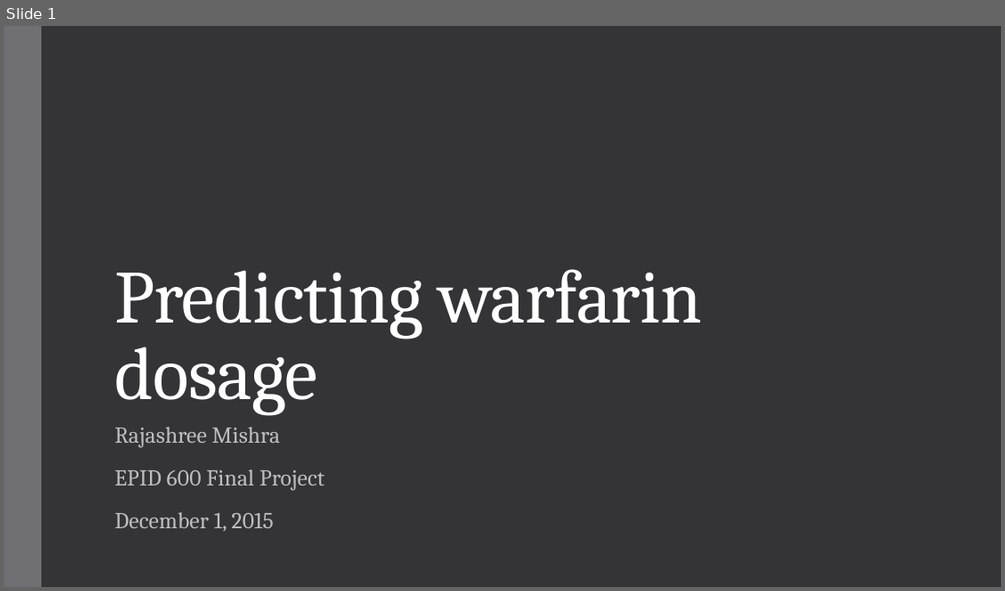
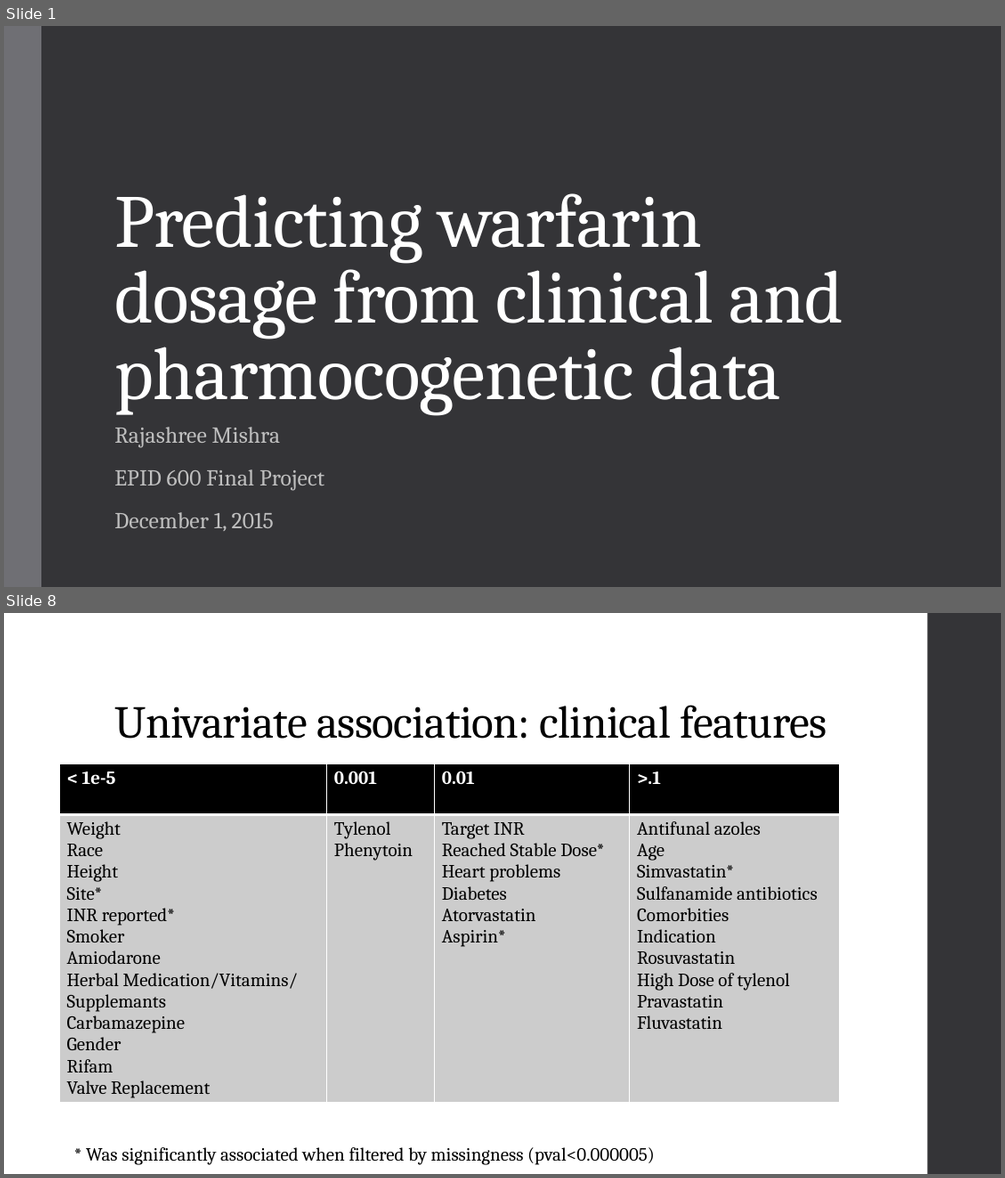
Before and after one commit to misraj/pharmgkb_project, a slide deck: EPID600_mishra.pptx. Shown one above the other, each under a label of ours: slide 1 before the commit, slides 1 and 8 after it; the slides between them are not shown. The pictures are 1005x591 and 1005x1178 pixels, drawn with LibreOffice and Linux fonts; fonts in the diff are those of the drawing. Boxes give left, top, right and bottom in pixels: in the first picture for what was removed or moved away, otherwise in the second. Text is boxed around its words. In the diff, an @@ line names an element or a change of style, - is before the commit and + after.

```diff
--- a/EPID600_mishra.pptx
+++ b/EPID600_mishra.pptx
@@ slide 8 added at bbox=[4, 613, 1001, 1174], background #FFFFFF @@
@@ rectangle added at bbox=[928, 613, 1001, 1174], fill #353537 @@
@@ title added at bbox=[114, 705, 826, 738], 44 pt, text #000000 @@
+Univariate association: clinical features
@@ table added at bbox=[59, 763, 840, 1113], 2 rows, 4 columns @@
+< 1e-5 | 0.001 | 0.01 | >.1
+Weight / Race / Height / Site* / INR reported* / Smoker / Amiodarone / Herbal Medication/Vitamins/ Supplemants / Carbamazepine / Gender / Rifam / Valve Replacement | Tylenol / Phenytoin | Target INR / Reached Stable Dose* / Heart problems / Diabetes / Atorvastatin / Aspirin* | Antifunal azoles / Age / Simvastatin* / Sulfanamide antibiotics / Comorbities / Indication / Rosuvastatin / High Dose of tylenol / Pravastatin / Fluvastatin
@@ text added at bbox=[86, 1147, 655, 1165], 18 pt, text #000000 @@
+* Was significantly associated when filtered by missingness (pval<0.000005)
@@ slide 1 changed as well @@
@@ title at bbox=[114, 193, 844, 415]: text changed @@
-Predicting warfarin dosage
+Predicting warfarin dosage from clinical and pharmocogenetic data
```
Also in this commit, not shown: 1 other slide changed, 11 other slides added, 3 slides removed.
